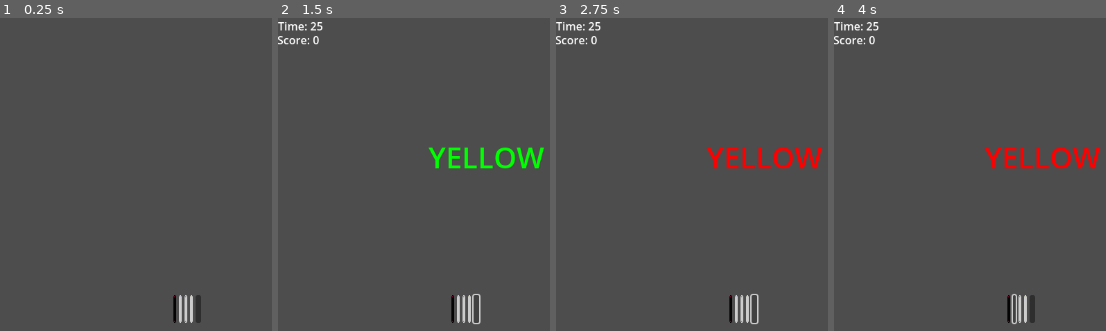
Above: before the commit, frames 1-4 (left to right).
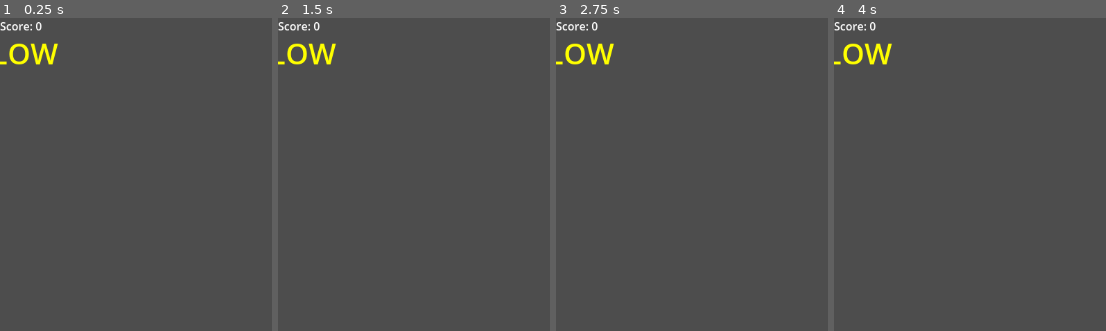
Above: after the commit, the same moments.

Repository: djimichristy-art/ColorMatch
Game: Godot game, scene res://ColorMatch.tscn
Same seed, same stepped clock (60 frames per second), same inputs: the game is played once before the commit and once after it.
Inputs (mouse positions are in pixels of both pictures, inside the frame that each line leads up to; where the layout moved, square brackets give the same spot in the first picture):
- Up to frame 1 (0.25 s): no input
- Up to frame 2 (1.5 s): click (476, 309) at 0.52 s; click (476, 309) at 1.27 s
- Up to frame 3 (2.75 s): click (754, 309) at 2.02 s
- Up to frame 4 (4 s): click (1008, 309) at 2.75 s; click (1010, 309) [1013, 309] at 3.5 s

The runs differ from the first frame. In frame 1, 1.4% of the frame differs, in the area x 0-74%, y 1-98%; in frame 2, 3.0%; in frame 3, 3.0%; in frame 4, 3.0%, in the area x 0-98%, y 1-98%.

Commit message:
created the colormatch.tscn script

Diff:
--- a/ColorMatch.tscn
+++ b/ColorMatch.tscn
@@ -4,89 +4,62 @@
 
 [sub_resource type="LabelSettings" id="LabelSettings_wtcfe"]
 
-[sub_resource type="StyleBoxFlat" id="StyleBoxFlat_wtcfe"]
-bg_color = Color(0.96862745, 0.015686275, 0.34901962, 1)
-border_width_left = 2
-border_width_top = 2
-border_width_right = 2
-border_width_bottom = 2
-border_color = Color(0.017732387, 0.017732397, 0.017732365, 1)
-corner_radius_top_left = 15
-corner_radius_top_right = 15
-corner_radius_bottom_right = 15
-corner_radius_bottom_left = 15
+[sub_resource type="StyleBoxFlat" id="StyleBoxFlat_lp0rn"]
 
-[sub_resource type="StyleBoxFlat" id="StyleBoxFlat_0e48y"]
-bg_color = Color(0.4729982, 0.5748947, 0.9404891, 1)
-border_width_left = 2
-border_width_top = 2
-border_width_right = 2
-border_width_bottom = 2
-corner_radius_top_left = 15
-corner_radius_top_right = 15
-corner_radius_bottom_right = 15
-corner_radius_bottom_left = 15
+[sub_resource type="StyleBoxFlat" id="StyleBoxFlat_aqrug"]
 
-[sub_resource type="StyleBoxFlat" id="StyleBoxFlat_epypp"]
-bg_color = Color(0.10964351, 0.34201744, 0.2344316, 1)
-border_width_left = 2
-border_width_top = 2
-border_width_right = 2
-border_width_bottom = 2
-corner_radius_top_left = 15
-corner_radius_top_right = 15
-corner_radius_bottom_right = 15
-corner_radius_bottom_left = 15
+[sub_resource type="StyleBoxFlat" id="StyleBoxFlat_8l0ou"]
 
-[sub_resource type="StyleBoxFlat" id="StyleBoxFlat_0hol4"]
-bg_color = Color(0.92941177, 0.88235295, 0.15294118, 1)
-border_width_left = 2
-border_width_top = 2
-border_width_right = 2
-border_width_bottom = 2
-corner_radius_top_left = 15
-corner_radius_top_right = 15
-corner_radius_bottom_right = 15
-corner_radius_bottom_left = 15
+[sub_resource type="StyleBoxFlat" id="StyleBoxFlat_2govr"]
 
 [node name="ColorMatch" type="Control"]
 layout_mode = 3
 anchors_preset = 0
 script = ExtResource("1_lp0rn")
 
+[node name="Background" type="ColorRect" parent="."]
+layout_mode = 1
+anchors_preset = 15
+anchor_right = 1.0
+anchor_bottom = 1.0
+grow_horizontal = 2
+grow_vertical = 2
+color = Color(0.9607843, 0.47058824, 0.85490197, 1)
+
 [node name="WordLabel" type="Label" parent="."]
 layout_mode = 1
-anchors_preset = 8
+anchors_preset = 5
 anchor_left = 0.5
-anchor_top = 0.5
 anchor_right = 0.5
-anchor_bottom = 0.5
-offset_left = 300.0
-offset_top = 150.0
-offset_right = 301.0
-offset_bottom = 253.0
+offset_left = -0.5
+offset_right = 0.5
+offset_bottom = 103.0
 grow_horizontal = 2
-grow_vertical = 2
 theme_override_font_sizes/font_size = 42
 horizontal_alignment = 1
 vertical_alignment = 1
 
 [node name="ScoreLabel" type="Label" parent="."]
 layout_mode = 1
+offset_right = 40.0
+offset_bottom = 23.0
+label_settings = SubResource("LabelSettings_wtcfe")
+
+[node name="TimerLabel" type="Label" parent="."]
+layout_mode = 1
 anchors_preset = 1
 anchor_left = 1.0
 anchor_right = 1.0
-offset_left = 20.0
-offset_top = 20.0
-offset_right = 60.0
-offset_bottom = 43.0
+offset_left = -40.0
+offset_bottom = 23.0
 grow_horizontal = 0
-label_settings = SubResource("LabelSettings_wtcfe")
 
-[node name="TimerLabel" type="Label" parent="."]
+[node name="RestartButton" type="Button" parent="."]
 layout_mode = 0
-offset_right = 40.0
-offset_bottom = 23.0
+offset_left = 282.0
+offset_top = 400.0
+offset_right = 290.0
+offset_bottom = 440.0
 
 [node name="GameTimer" type="Timer" parent="."]
 wait_time = 30.0
@@ -103,29 +76,26 @@
 [node name="RedButton" type="Button" parent="ButtonsContainer"]
 layout_mode = 2
 theme_override_colors/font_color = Color(0.9843137, 0.9529412, 0.9490196, 1)
-theme_override_styles/normal = SubResource("StyleBoxFlat_wtcfe")
+theme_override_styles/normal = SubResource("StyleBoxFlat_lp0rn")
 
 [node name="BlueButton" type="Button" parent="ButtonsContainer"]
 layout_mode = 2
 theme_override_colors/font_color = Color(0.9867516, 0.9867516, 0.9867516, 1)
-theme_override_styles/normal = SubResource("StyleBoxFlat_0e48y")
+theme_override_styles/normal = SubResource("StyleBoxFlat_aqrug")
 
 [node name="GreenButton" type="Button" parent="ButtonsContainer"]
 layout_mode = 2
 theme_override_colors/font_color = Color(0.014275181, 0.014275239, 0.0142751895, 1)
-theme_override_styles/normal = SubResource("StyleBoxFlat_epypp")
+theme_override_styles/normal = SubResource("StyleBoxFlat_8l0ou")
 
 [node name="YellowButton" type="Button" parent="ButtonsContainer"]
 layout_mode = 2
 theme_override_colors/font_color = Color(0.0056611313, 0.0056611616, 0.0056611407, 1)
-theme_override_styles/normal = SubResource("StyleBoxFlat_0hol4")
+theme_override_styles/normal = SubResource("StyleBoxFlat_2govr")
 
-[node name="RestartButton" type="Button" parent="ButtonsContainer"]
-layout_mode = 2
-
+[connection signal="pressed" from="RestartButton" to="." method="_on_restart_button_pressed"]
 [connection signal="timeout" from="GameTimer" to="." method="_on_game_timer_timeout"]
 [connection signal="pressed" from="ButtonsContainer/RedButton" to="." method="_on_red_button_pressed"]
 [connection signal="pressed" from="ButtonsContainer/BlueButton" to="." method="_on_blue_button_pressed"]
 [connection signal="pressed" from="ButtonsContainer/GreenButton" to="." method="_on_green_button_pressed"]
 [connection signal="pressed" from="ButtonsContainer/YellowButton" to="." method="_on_yellow_button_pressed"]
-[connection signal="pressed" from="ButtonsContainer/RestartButton" to="." method="_on_restart_button_pressed"]
--- a/color_match.gd
+++ b/color_match.gd
@@ -13,69 +13,52 @@
 func _ready():
 	randomize()
 
-	# Get nodes safely
-	var word_label = get_node_or_null("WordLabel")
-	var score_label = get_node_or_null("ScoreLabel")
-	var timer_label = get_node_or_null("TimerLabel")
-	var restart_button = get_node_or_null("RestartButton")
-	var game_timer = get_node_or_null("GameTimer")
-	var red_button = get_node_or_null("ButtonContainer/RedButton")
-	var blue_button = get_node_or_null("ButtonContainer/BlueButton")
-	var green_button = get_node_or_null("ButtonContainer/GreenButton")
-	var yellow_button = get_node_or_null("ButtonContainer/YellowButton")
+	# Initialize UI safely
+	if $WordLabel: $WordLabel.text = ""
+	if $ScoreLabel: $ScoreLabel.text = "Score: 0"
+	if $TimerLabel: $TimerLabel.text = "Time: " + str(time_left)
+	if $RestartButton: $RestartButton.visible = false
 
-	if not word_label or not score_label or not timer_label or not restart_button or not game_timer or not red_button or not blue_button or not green_button or not yellow_button:
-		print("ERROR: One or more nodes not found. Check your scene tree and names.")
-		return
+	# Color buttons safely
+	if $ButtonContainer/RedButton: $ButtonContainer/RedButton.self_modulate = Color.RED
+	if $ButtonContainer/BlueButton: $ButtonContainer/BlueButton.self_modulate = Color.BLUE
+	if $ButtonContainer/GreenButton: $ButtonContainer/GreenButton.self_modulate = Color.GREEN
+	if $ButtonContainer/YellowButton: $ButtonContainer/YellowButton.self_modulate = Color.YELLOW
 
-	# Initialize UI
-	score_label.text = "Score: 0"
-	timer_label.text = "Time: " + str(time_left)
-	restart_button.visible = false
-
-	# Color the buttons
-	red_button.self_modulate = Color.RED
-	blue_button.self_modulate = Color.BLUE
-	green_button.self_modulate = Color.GREEN
-	yellow_button.self_modulate = Color.YELLOW
-
-	# Connect buttons using bind (Godot 4)
-	red_button.connect("pressed", Callable(self, "_on_color_pressed").bind(Color.RED))
-	blue_button.connect("pressed", Callable(self, "_on_color_pressed").bind(Color.BLUE))
-	green_button.connect("pressed", Callable(self, "_on_color_pressed").bind(Color.GREEN))
-	yellow_button.connect("pressed", Callable(self, "_on_color_pressed").bind(Color.YELLOW))
+	# Connect buttons safely
+	if $ButtonContainer/RedButton: $ButtonContainer/RedButton.pressed.connect(Callable(self, "_on_color_pressed").bind(Color.RED))
+	if $ButtonContainer/BlueButton: $ButtonContainer/BlueButton.pressed.connect(Callable(self, "_on_color_pressed").bind(Color.BLUE))
+	if $ButtonContainer/GreenButton: $ButtonContainer/GreenButton.pressed.connect(Callable(self, "_on_color_pressed").bind(Color.GREEN))
+	if $ButtonContainer/YellowButton: $ButtonContainer/YellowButton.pressed.connect(Callable(self, "_on_color_pressed").bind(Color.YELLOW))
 
 	# Connect timer
-	game_timer.connect("timeout", Callable(self, "_on_timer_timeout"))
-	game_timer.start(1.0)  # 1-second countdown
+	if $GameTimer:
+		$GameTimer.timeout.connect(Callable(self, "_on_timer_timeout"))
+		$GameTimer.start(1.0)
 
 	show_new_word()
 
-# Show a new word in a random color
+# Show a new word in random color
 func show_new_word():
 	if game_over:
 		return
-
-	var word_label = get_node("WordLabel")
 	current_color = colors[randi() % colors.size()]
-	word_label.text = words[randi() % words.size()]
-	word_label.add_theme_color_override("font_color", current_color)
+	if $WordLabel:
+		$WordLabel.text = words[randi() % words.size()]
+		$WordLabel.add_theme_color_override("font_color", current_color)
 
 # Button pressed logic
 func _on_color_pressed(chosen_color: Color):
 	if game_over:
 		return
-
-	var score_label = get_node("ScoreLabel")
 	if chosen_color == current_color:
 		score += 1
 	else:
 		score -= 1
 		if score < 0:
 			score = 0
-	score_label.text = "Score: " + str(score)
-
-	# Wait 0.5 sec before showing new word
+	if $ScoreLabel:
+		$ScoreLabel.text = "Score: " + str(score)
 	await get_tree().create_timer(0.5).timeout
 	show_new_word()
 
@@ -83,29 +66,23 @@
 func _on_timer_timeout():
 	if game_over:
 		return
-
 	time_left -= 1
-	var timer_label = get_node("TimerLabel")
-	timer_label.text = "Time: " + str(time_left)
-
+	if $TimerLabel:
+		$TimerLabel.text = "Time: " + str(time_left)
 	if time_left <= 0:
 		game_over = true
-		get_node("WordLabel").text = "GAME OVER"
-		var restart_button = get_node_or_null("RestartButton")
-		if restart_button:
-			restart_button.visible = true
+		if $WordLabel: $WordLabel.text = "GAME OVER"
+		if $RestartButton: $RestartButton.visible = true
 	else:
-		get_node("GameTimer").start(1.0)
+		if $GameTimer: $GameTimer.start(1.0)
 
 # Restart game
 func _on_restart_button_pressed():
 	score = 0
 	time_left = 25
 	game_over = false
-	get_node("ScoreLabel").text = "Score: 0"
-	get_node("TimerLabel").text = "Time: " + str(time_left)
-	var restart_button = get_node_or_null("RestartButton")
-	if restart_button:
-		restart_button.visible = false
+	if $ScoreLabel: $ScoreLabel.text = "Score: 0"
+	if $TimerLabel: $TimerLabel.text = "Time: " + str(time_left)
+	if $RestartButton: $RestartButton.visible = false
 	show_new_word()
-	get_node("GameTimer").start(1.0)
+	if $GameTimer: $GameTimer.start(1.0)
